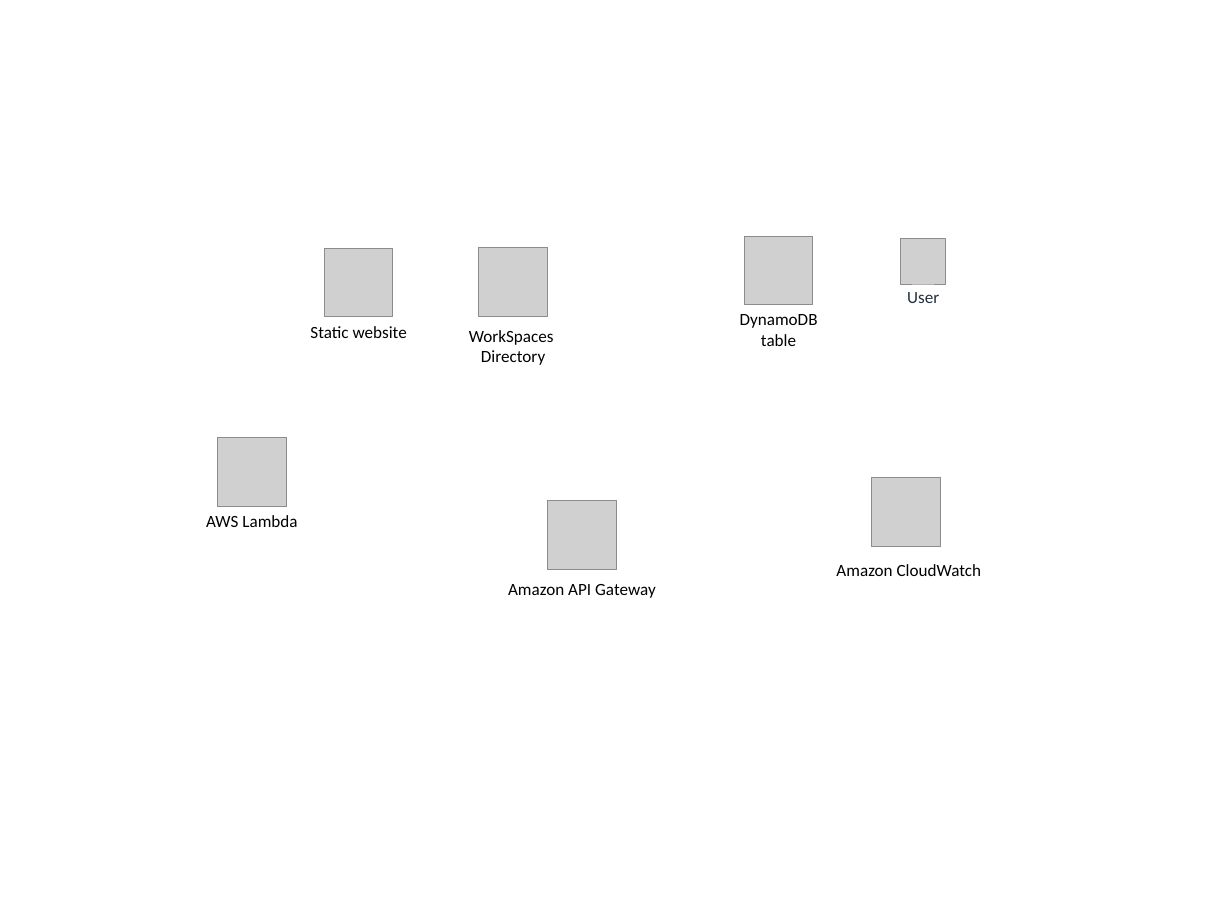
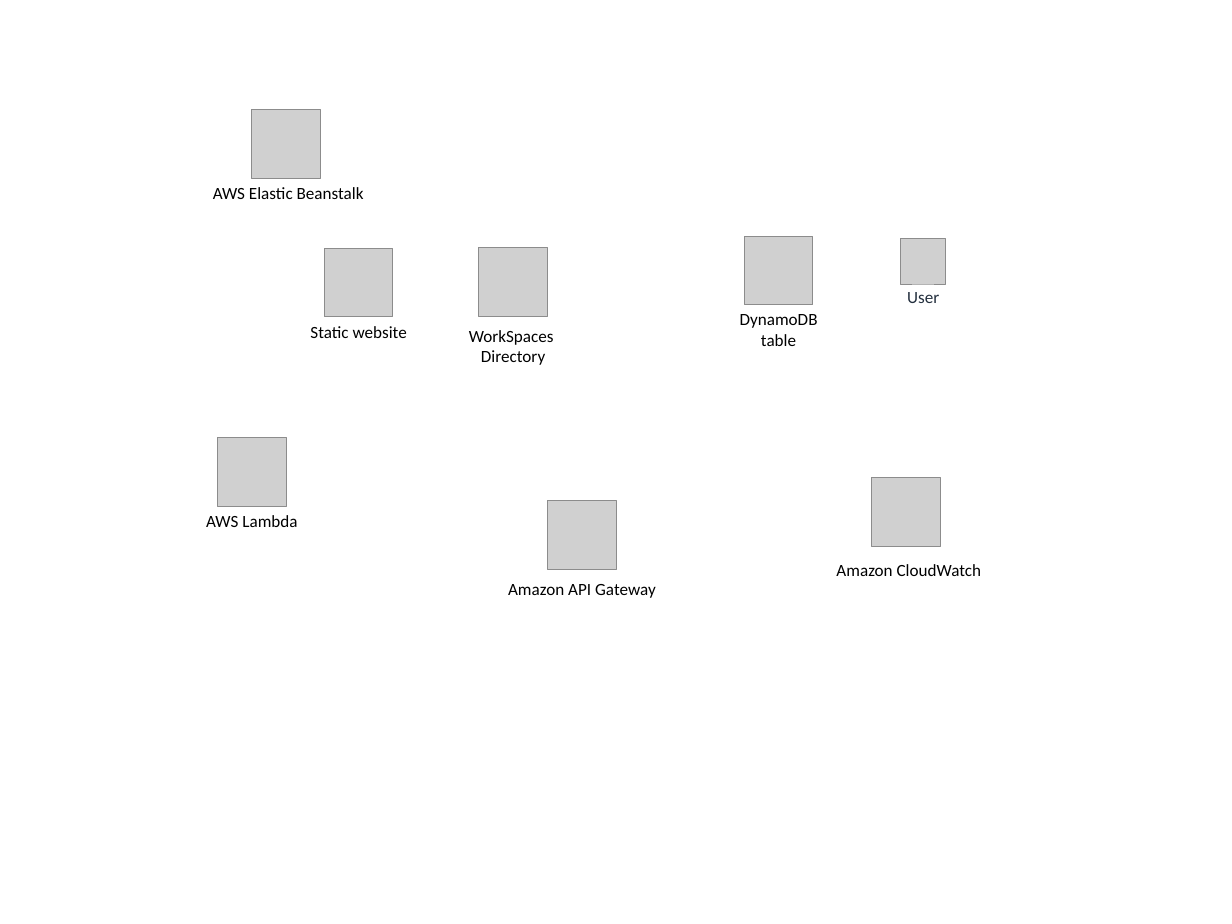
Before and after one commit to jospas/WorkSpacesCostOptimisation, a slide deck: slide 1 of Design.pptx. Drawn at 1232x924 pixels with LibreOffice and Linux fonts; fonts in the diff are those of the drawing; grey boxes stand for pictures. Boxes give left, top, right and bottom in pixels: in the first picture for what was removed or moved away, otherwise in the second. Text is boxed around its words. In the diff, an @@ line names an element or a change of style, - is before the commit and + after.

```diff
--- a/Design.pptx
+++ b/Design.pptx
@@ picture added at bbox=[252, 110, 320, 179] @@
@@ text added at bbox=[213, 187, 364, 199], 14 pt, text #000000 @@
+AWS Elastic Beanstalk
```
Also in this commit, not shown: 1 other slide changed, 1 other file.
